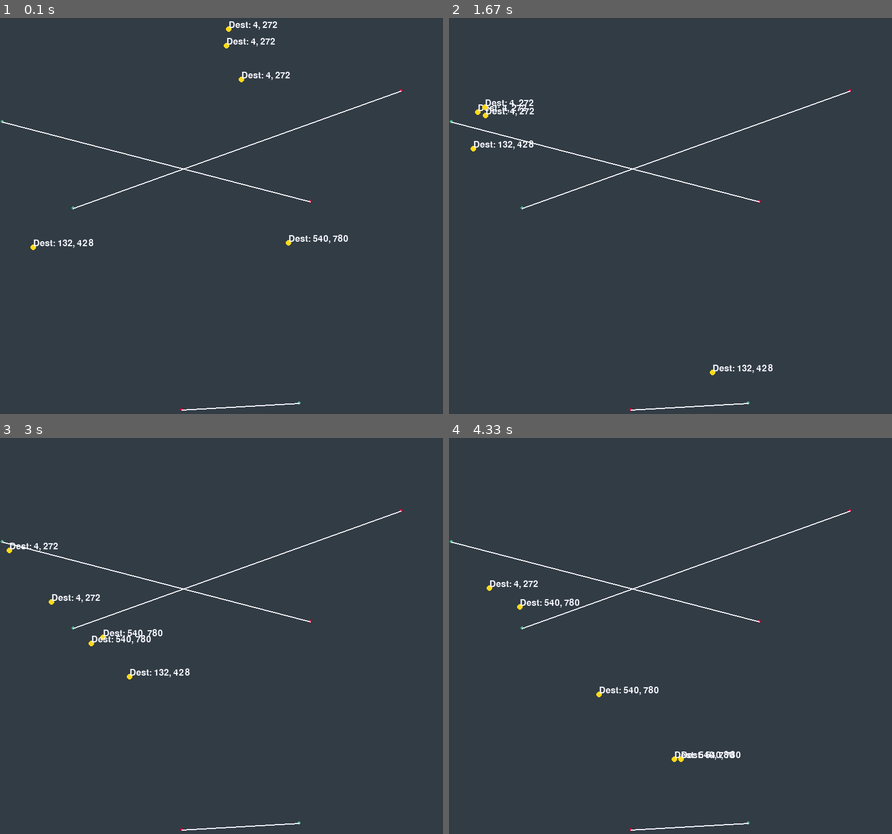
Above: before the commit, frames 1-4 (two rows, left to right).
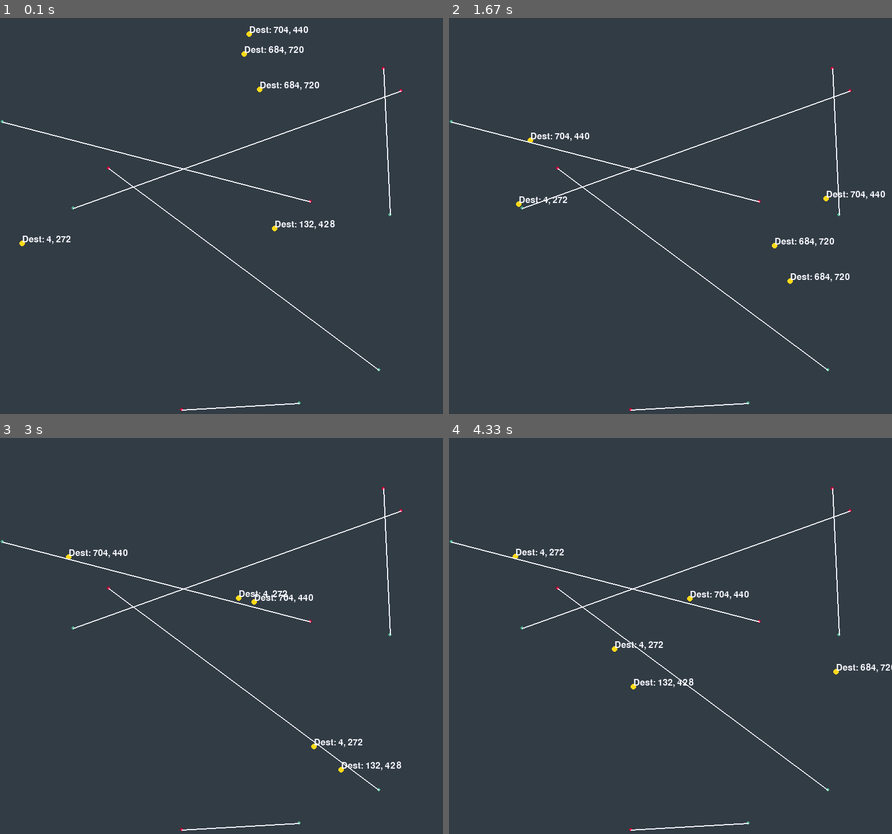
Above: after the commit, the same moments.

Repository: KIMSAIDI/cocoma
Game: pygame game, started from test_pygame.py
Two runs of this game, one before a commit and one after it. Both use one fixed random seed, a clock stepped at 60 frames per second and the inputs below.
Inputs:
- Up to frame 1 (0.1 s): no input
- Up to frame 2 (1.67 s): no input
- Up to frame 3 (3 s): no input
- Up to frame 4 (4.33 s): no input

The runs differ from the first frame. In frame 1, 1.4% of the frame differs, in the area x 4-89%, y 0-90%; in frame 2, 1.4%; in frame 3, 1.4%; in frame 4, 1.4%.

Commit message:
little fix

Diff:
--- a/test_pygame.py
+++ b/test_pygame.py
@@ -126,7 +126,7 @@
             (random.randint(0, GRID_SIZE), random.randint(0, GRID_SIZE)),
             (random.randint(0, GRID_SIZE), random.randint(0, GRID_SIZE)),
         )
-        for _ in range(NUM_TASKS)
+        for _ in range(NUM_NEW_TASKS_MIN)
     ]
 
     # Boucle principale
